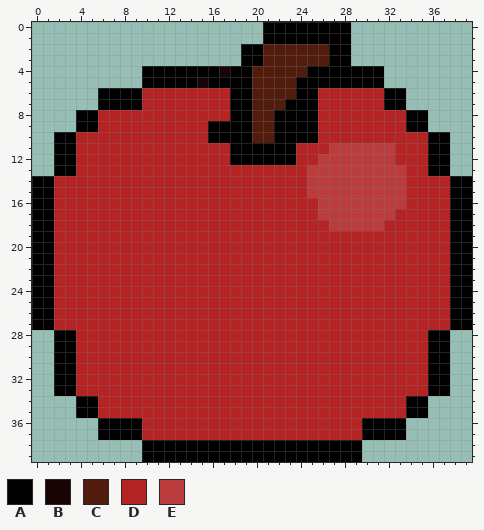
Two states of a pixel-art sprite, Images/apple.png. Above: the version before the commit.
The file is 40x40 pixels. Colours within 5 levels of each other are drawn and written as one.
Palette (. is transparent): A #000000  B #180404  C #521c0c  D #b52424  E #ba3c3c
Once edited:
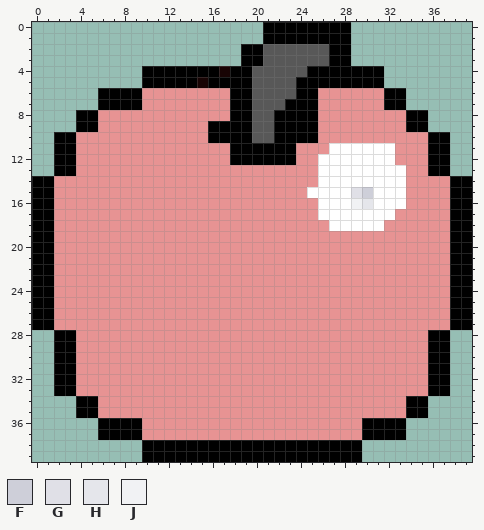
Colours new in this view: F #cecfd9  G #e0e0e7  H #e5e6eb  J #f1f2f4
Edits made:
colour C: #521c0c -> #585858
colour D: #b52424 -> #e79393
colour E: #ba3c3c -> #ffffff
y 13..14: x 25 E -> D
y 15: x 29..30 EE -> GF
y 16: x 29..30 EE -> JH
Boxes around the changes in both pictures, in picture pixels (x1, y1, x2, y2):
changed: (54, 44, 450, 440)
